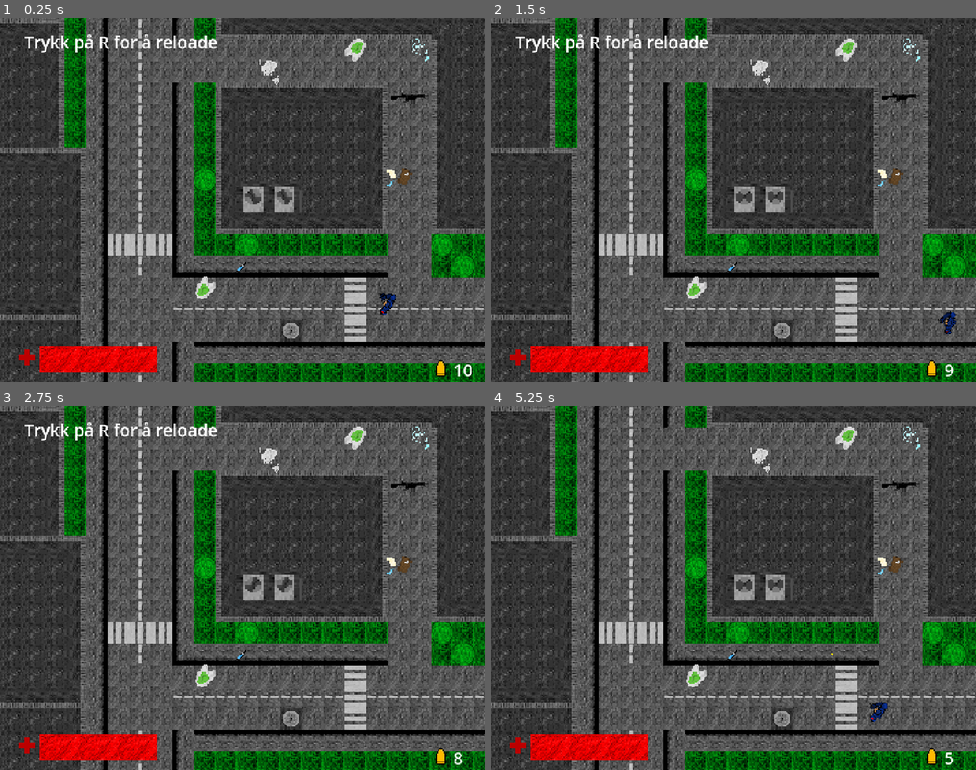
Above: before the commit, frames 1-4 (two rows, left to right).
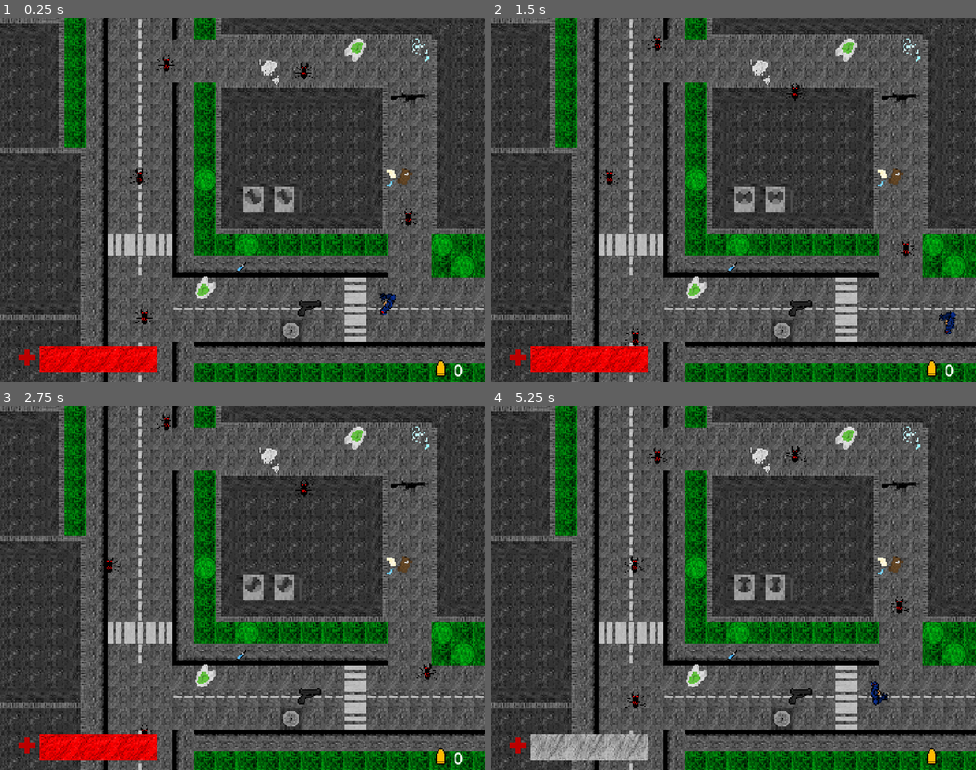
Above: after the commit, the same moments.

Repository: vladydad/Invasion_godot
Game: Godot game, scene res://level2.tscn
Same seed, same stepped clock (60 frames per second), same inputs: the game is played once before the commit and once after it. This scene is started directly instead of the project's main scene.
Inputs (mouse positions are in pixels of both pictures, inside the frame that each line leads up to):
- Up to frame 1 (0.25 s): no input
- Up to frame 2 (1.5 s): tap Enter at 0.5 s; move the mouse to (840, 181) at 0.52 s; press the mouse at (840, 181) at 0.53 s; hold Right (ui_right) 0.53-1.28 s; move the mouse to (636, 218) at 1.27 s; release the mouse at (636, 218) at 1.28 s; hold Down (ui_down) from 1.28 s (still down); tap V (Silencer) at 1.35 s
- Up to frame 3 (2.75 s): move the mouse to (291, 507) at 2.02 s; release Down (ui_down) at 2.03 s; press the mouse at (291, 507) at 2.03 s; hold Right (ui_right) from 2.03 s (still down)
- Up to frame 4 (5.25 s): move the mouse to (709, 660) at 2.77 s; release Right (ui_right) at 2.78 s; release the mouse at (709, 660) at 2.78 s; hold Up (ui_up) 2.78-3.53 s; tap V (Silencer) at 2.85, 4.35 s; click (709, 660) at 2.92 s; move the mouse to (879, 642) at 3.52 s; press the mouse at (879, 642) at 3.53 s; hold Left (ui_left) 3.53-5.03 s; move the mouse to (588, 533) at 4.27 s; release the mouse at (588, 533) at 4.28 s; move the mouse to (757, 588) at 5.02 s; press the mouse at (757, 588) at 5.03 s; hold Down (ui_down) from 5.03 s (still down)

The runs differ from the first frame. In frame 1, 1.0% of the frame differs, in the area x 5-98%, y 4-99%; in frame 2, 1.0%; in frame 3, 0.9%; in frame 4, 2.6%, in the area x 8-96%, y 11-99%.

Commit message:
!!!

Diff:
--- a/invasion/level2.tscn
+++ b/invasion/level2.tscn
@@ -2,6 +2,7 @@
 
 [ext_resource type="Script" uid="uid://dqqbdr2jre3ii" path="res://level_2.gd" id="1_8tcn8"]
 [ext_resource type="Texture2D" uid="uid://ckx8cgkb1nfu6" path="res://map/tilesheet 1 (1).png" id="1_r40rm"]
+[ext_resource type="PackedScene" uid="uid://dndv3aehmsx5r" path="res://NPC/enemy.tscn" id="2_4ou0f"]
 [ext_resource type="Texture2D" uid="uid://bkjfawpatp8f4" path="res://map/rooftop+litt extra vei pynt.png" id="2_6q4t8"]
 [ext_resource type="Texture2D" uid="uid://cje1mhe5b65s5" path="res://icons/healthbarlong.png" id="2_jifot"]
 [ext_resource type="Texture2D" uid="uid://p3e1sqrprqed" path="res://icons/healthbarredlong.png" id="3_3opl0"]
@@ -215,6 +216,7 @@
 
 [node name="Node2D" type="Node2D" unique_id=1200433817]
 script = ExtResource("1_8tcn8")
+npc_scene = ExtResource("2_4ou0f")
 
 [node name="TileMapLayer" type="TileMapLayer" parent="." unique_id=220356519]
 scale = Vector2(4, 4)
@@ -244,7 +246,7 @@
 position = Vector2(1147, 850)
 
 [node name="Area2D" parent="." unique_id=1734879823 instance=ExtResource("11_3opl0")]
-position = Vector2(1113, 865)
+position = Vector2(918, 863)
 
 [node name="Area2D2" parent="." unique_id=2072543071 instance=ExtResource("12_dc5vx")]
 position = Vector2(1220, 240)
@@ -298,6 +300,17 @@
 scale = Vector2(3.3125002, 3.03125)
 texture = ExtResource("14_r8rrl")
 
+[node name="Countdown" type="Label" parent="CanvasLayer" unique_id=1255502683]
+visible = false
+offset_left = -301.0
+offset_top = 180.0
+offset_right = 1849.0
+offset_bottom = 1547.0
+theme_override_font_sizes/font_size = 250
+text = "OMRÅDE
+KLART"
+horizontal_alignment = 1
+
 [node name="MusicBG" type="AudioStreamPlayer2D" parent="." unique_id=65802471]
 stream = ExtResource("15_r8rrl")
 
@@ -309,3 +322,12 @@
 
 [node name="spawner2" type="Node2D" parent="." unique_id=1803743982]
 position = Vector2(429, 869)
+
+[node name="spawner3" type="Node2D" parent="." unique_id=1849131613]
+position = Vector2(494, 144)
+
+[node name="spawner4" type="Node2D" parent="." unique_id=35062786]
+position = Vector2(426, 467)
+
+[node name="spawner5" type="Node2D" parent="." unique_id=221727459]
+position = Vector2(903, 141)
--- a/invasion/level_2.gd
+++ b/invasion/level_2.gd
@@ -1,8 +1,39 @@
 extends Node2D
 
+@export var npc_scene: PackedScene
 
-# Called when the node enters the scene tree for the first time.
+var npc1
+var npc2
+var npc3
+var npc4
+var npc5
+
 func _ready() -> void:
 	$AnimatedSprite2D.play()
 	$AnimatedSprite2D2.play()
 	$MusicBG.play()
+	npc1 = npc_scene.instantiate()
+	npc1.global_position = $spawner1.global_position
+	get_tree().current_scene.add_child(npc1)
+
+	npc2 = npc_scene.instantiate()
+	npc2.global_position = $spawner2.global_position
+	get_tree().current_scene.add_child(npc2)
+
+	npc3 = npc_scene.instantiate()
+	npc3.global_position = $spawner3.global_position
+	get_tree().current_scene.add_child(npc3)
+
+	npc4 = npc_scene.instantiate()
+	npc4.global_position = $spawner4.global_position
+	get_tree().current_scene.add_child(npc4)
+
+	npc5 = npc_scene.instantiate()
+	npc5.global_position = $spawner5.global_position
+	get_tree().current_scene.add_child(npc5)
+
+func _process(delta):
+	if npc1.is_dead and npc2.is_dead and npc3.is_dead and npc4.is_dead and npc5.is_dead:
+		$CanvasLayer/Countdown.visible = true
+		await get_tree().create_timer(3).timeout
+		get_tree().change_scene_to_file("res://level3.tscn")
